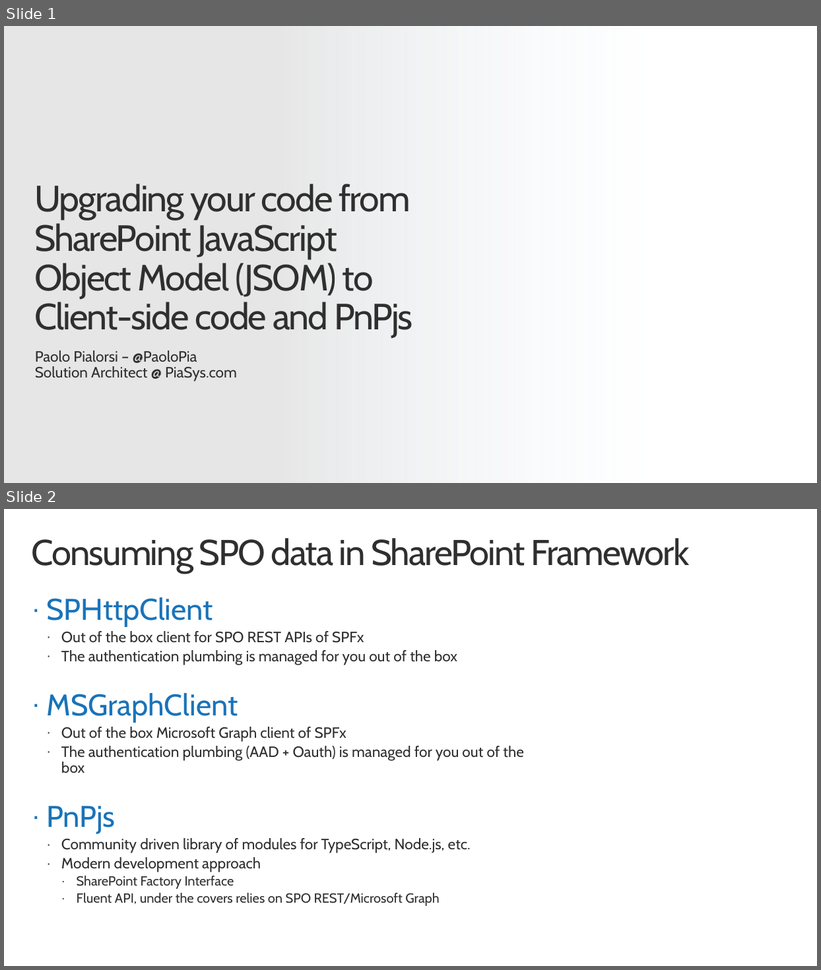
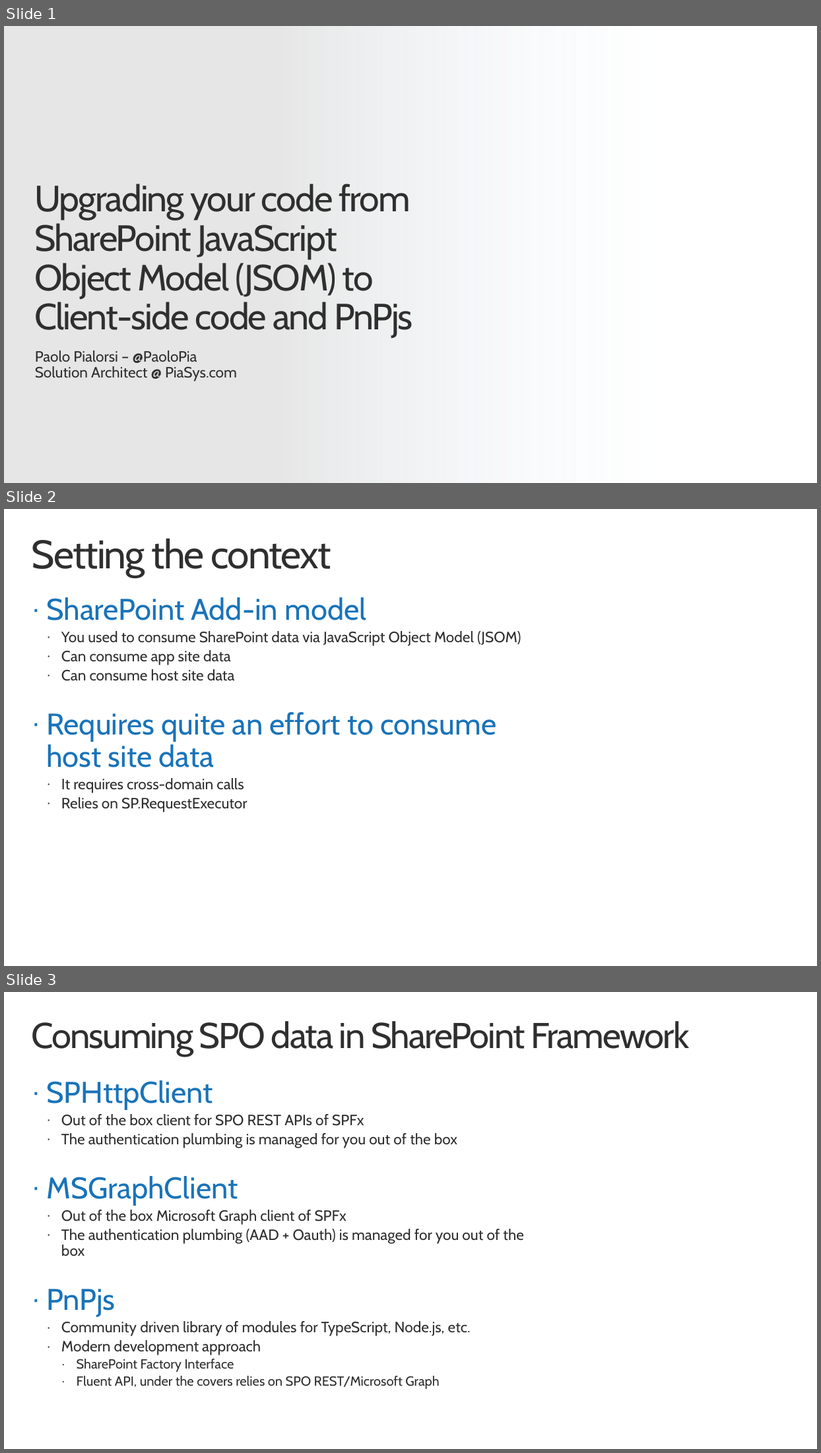
Before and after one commit to pnp/addin-transformation-guidance, a slide deck: presentations/From-JSOM-to-Client-Side.pptx. Shown one above the other, each under a label of ours: slides 1 and 2 before the commit, slides 1, 2 and 3 after it. The pictures are 821x970 and 821x1453 pixels, drawn with LibreOffice and Linux fonts; fonts in the diff are those of the drawing; background and template pictures are left out. Boxes give left, top, right and bottom in pixels: in the first picture for what was removed or moved away, otherwise in the second. Text is boxed around its words. In the diff, an @@ line names an element or a change of style, - is before the commit and + after.

```diff
--- a/presentations/From-JSOM-to-Client-Side.pptx
+++ b/presentations/From-JSOM-to-Client-Side.pptx
@@ slide 2 added at (4, 509, 817, 966), background #FFFFFF @@
@@ title added at (32, 538, 331, 577), 48 pt, text #2F2F2F @@
+Setting the context
@@ text added at (46, 597, 521, 813), 18 pt, text #2F2F2F @@
+· SharePoint Add-in model
+  · You used to consume SharePoint data via JavaScript Object Model (JSOM)
+  · Can consume app site data
+  · Can consume host site data
+· Requires quite an effort to consume host site data
+  · It requires cross-domain calls
+  · Relies on SP.RequestExecutor
@@ what was slide 2 is now slide 3 @@
```
Also in this commit, not shown: 5 other files.
